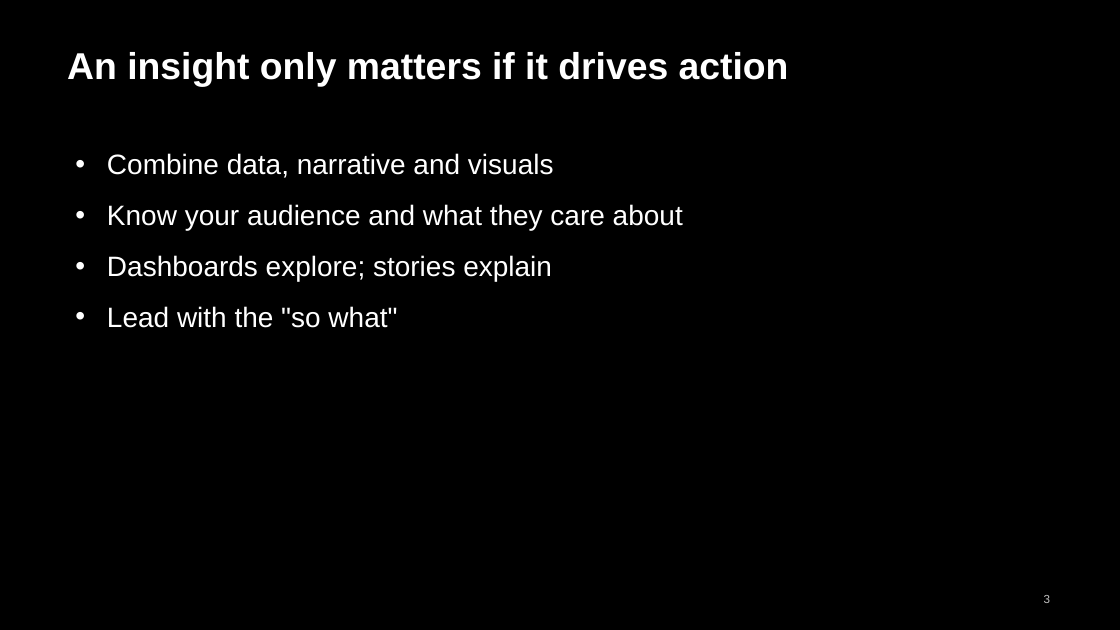
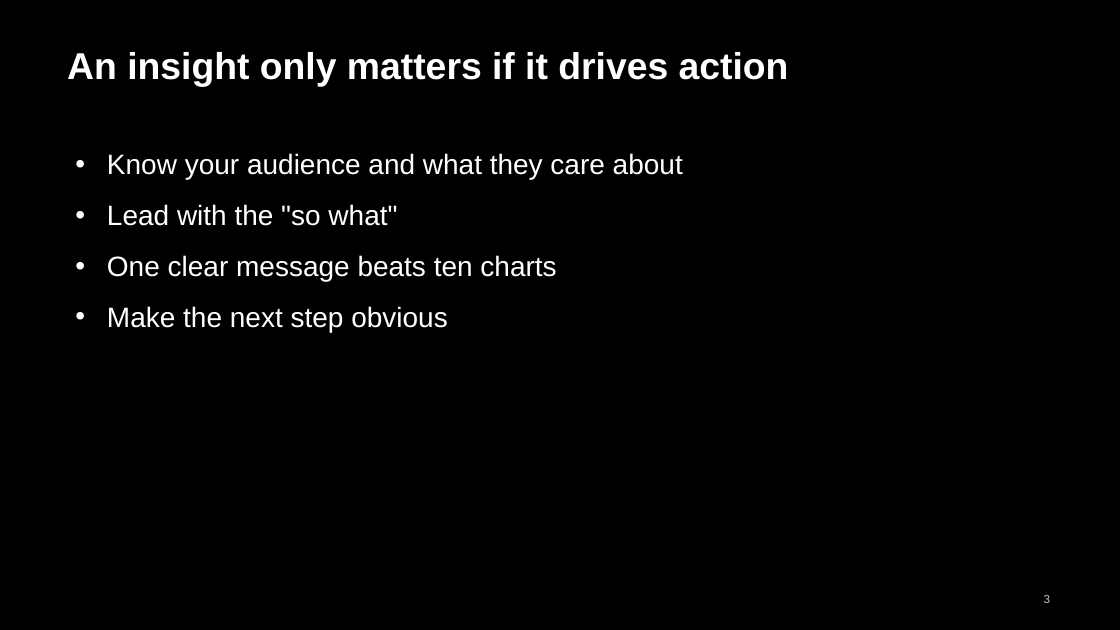
Before and after one commit to andrewcistola/Advanced-Data-Analytics-for-Health-Professionals, a slide deck: slide 3 of management-seminars/week13_words_of_wisdom.pptx. Drawn at 1120x630 pixels with LibreOffice and Linux fonts; fonts in the diff are those of the drawing. Boxes give left, top, right and bottom in pixels: in the first picture for what was removed or moved away, otherwise in the second. Text is boxed around its words. In the diff, an @@ line names an element or a change of style, - is before the commit and + after.

```diff
--- a/management-seminars/week13_words_of_wisdom.pptx
+++ b/management-seminars/week13_words_of_wisdom.pptx
@@ text at (107, 153, 554, 178): paragraph removed @@
-• Combine data, narrative and visuals
@@ text at (107, 255, 552, 281): paragraph removed @@
-• Dashboards explore; stories explain
@@ text at (107, 255, 556, 332): paragraphs added @@
+• One clear message beats ten charts
+• Make the next step obvious
```
Also in this commit, not shown: 3 other slides changed, 13 other files.
